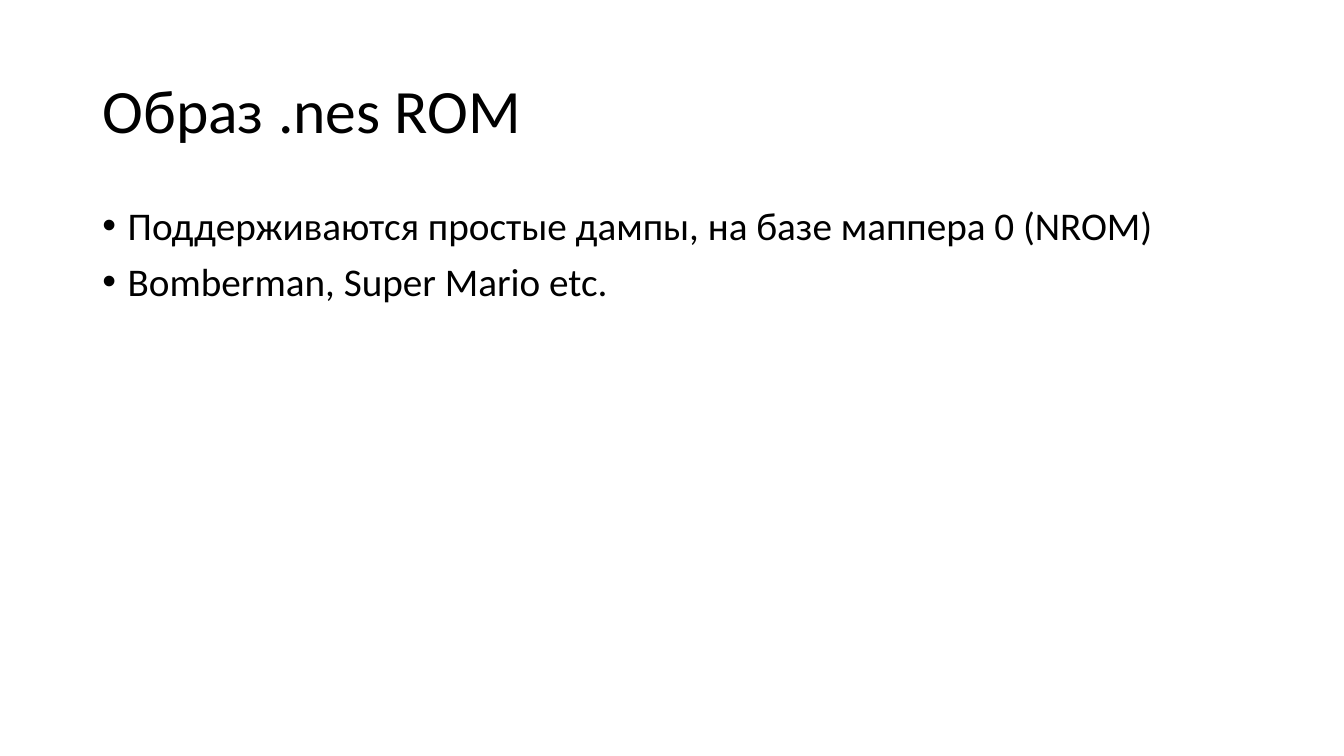
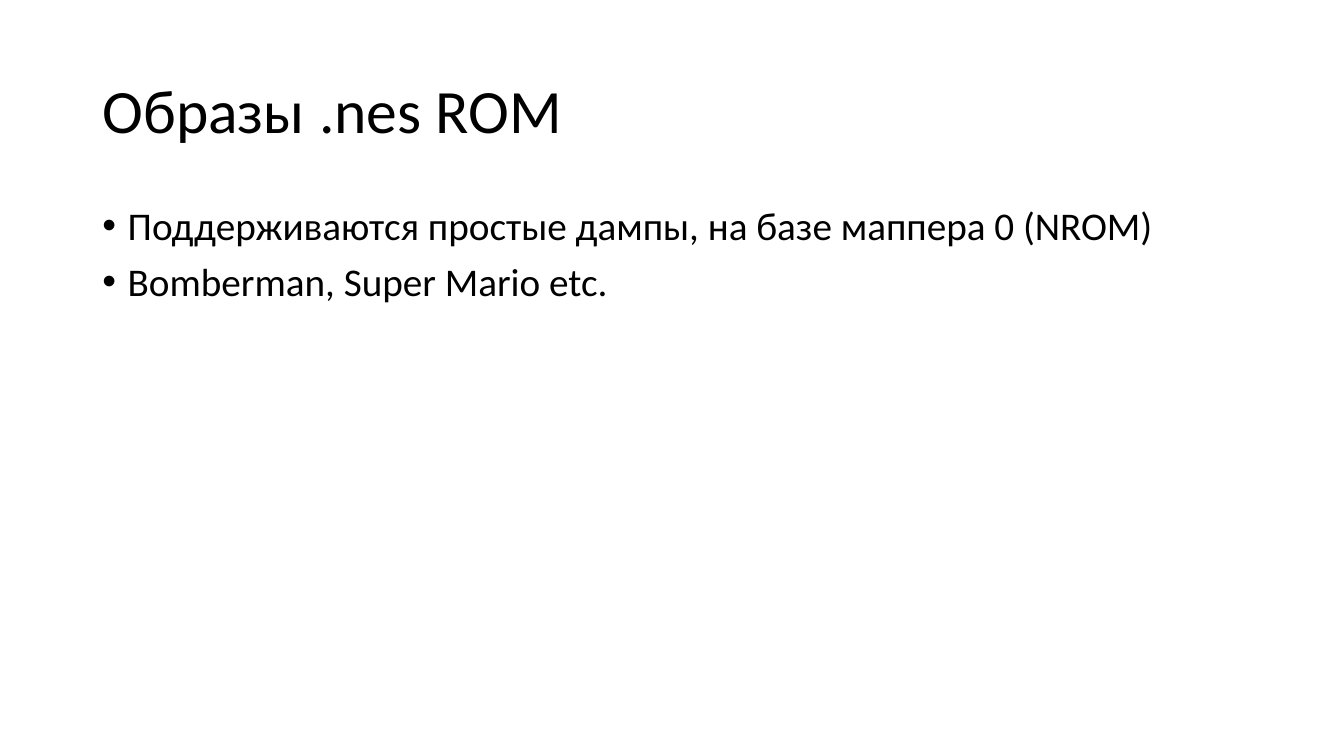
Before and after one commit to emu-russia/breaknes, a slide deck: slide 6 of UserManual/PPUPlayer/PPU_Player_Rus.pptx. Drawn at 1344x756 pixels with LibreOffice and Linux fonts; fonts in the diff are those of the drawing. Boxes give left, top, right and bottom in pixels: in the first picture for what was removed or moved away, otherwise in the second. Text is boxed around its words. In the diff, an @@ line names an element or a change of style, - is before the commit and + after.

```diff
--- a/UserManual/PPUPlayer/PPU_Player_Rus.pptx
+++ b/UserManual/PPUPlayer/PPU_Player_Rus.pptx
@@ title at [102, 91, 562, 143]: text changed @@
-Образ .nes ROM
+Образы .nes ROM
```
Also in this commit, not shown: 2 other slides changed, 3 slides added, 3 other files.
